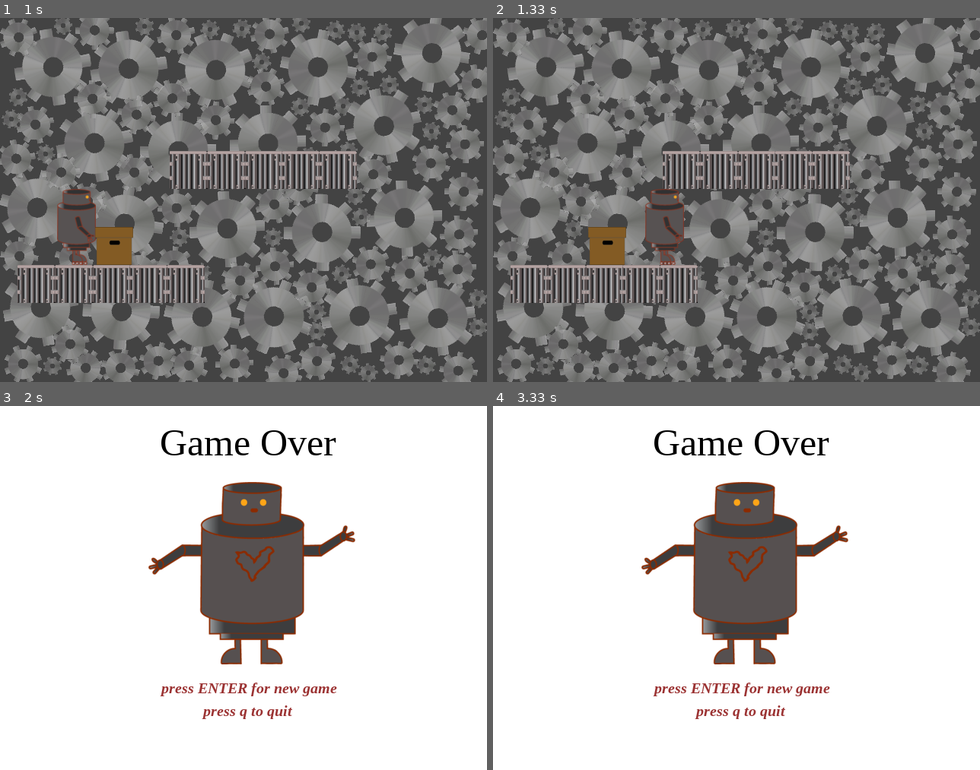
Above: before the commit, frames 1-4 (two rows, left to right).
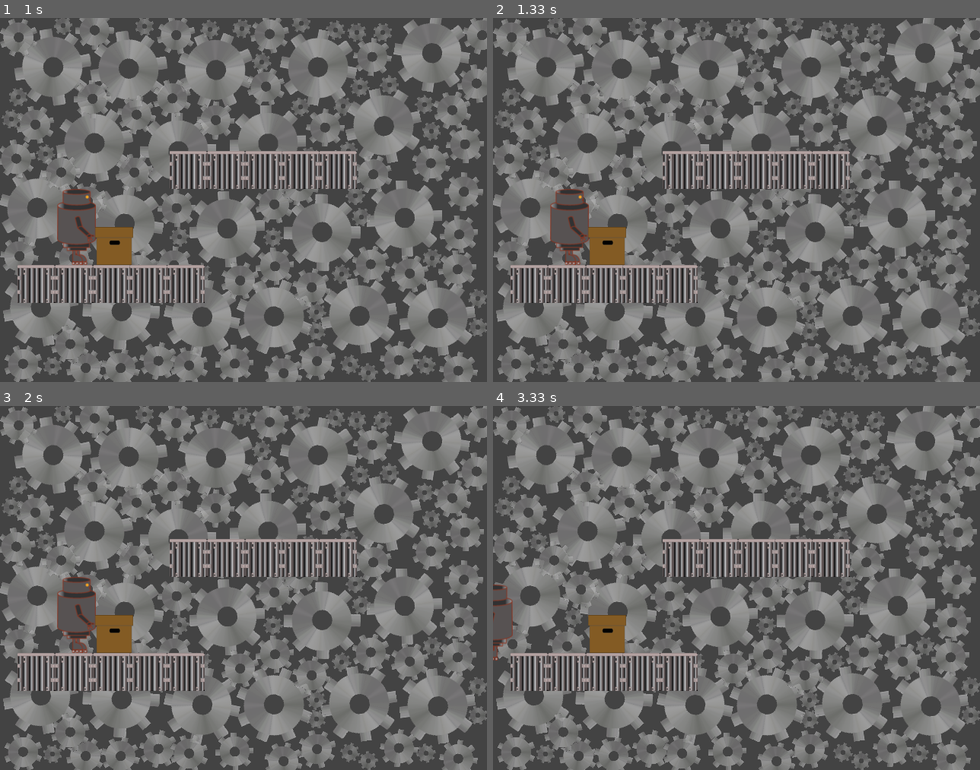
Above: after the commit, the same moments.

Repository: beatriceliang/RustyHeart
Game: pygame game, started from RustyHeart.py
Two runs of this game, one before a commit and one after it. Both use one fixed random seed, a clock stepped at 60 frames per second and the inputs below. The source is Python 2; it was converted automatically to run under Python 3.
Inputs:
- Up to frame 1 (1 s): tap Enter at 0.33 s; tap Space at 0.67 s
- Up to frame 2 (1.33 s): hold Right from 1 s (still down)
- Up to frame 3 (2 s): release Right at 1.47 s; hold Up 1.5-1.97 s
- Up to frame 4 (3.33 s): hold Right 2.5-3.03 s; hold Left from 3.07 s (still down)

Frame 1 is identical in both runs. In frame 2, 1.7% of the frame differs, in the area x 11-40%, y 46-68%; in frame 3, 97%, in the area x 0-100%, y 0-100%; in frame 4, 97%.

Commit message:
changed so that rusty does not walk through the
cardboardbox

Diff:
--- a/RustyHeart.py
+++ b/RustyHeart.py
@@ -144,6 +144,8 @@
 				self.drawBkg(refresh,'factory.png', mbox2.rect)
 				self.drawBkg(refresh,'factory.png',cbox.rect)
 
+				if(not self.rusty.justJumped and self.rusty.rect.colliderect(cbox.rect) and ((self.rusty.image==self.rusty.leftImage and self.rusty.location[0]>cbox.location[0]) or (self.rusty.image==self.rusty.rightImage and self.rusty.location[0]<cbox.location[0]))):
+					self.rusty.speed[0] = 0
 				self.rusty.move([cbox,mbox,mbox2])
 				cbox.move([mbox,mbox2])
 
--- a/rusty.py
+++ b/rusty.py
@@ -19,7 +19,6 @@
     def speedLeft(self):
         self.image = self.leftImage
         self.left = True
-
         self.speed[0]=-0.5
     def speedRight(self):
         self.image = self.rightImage
